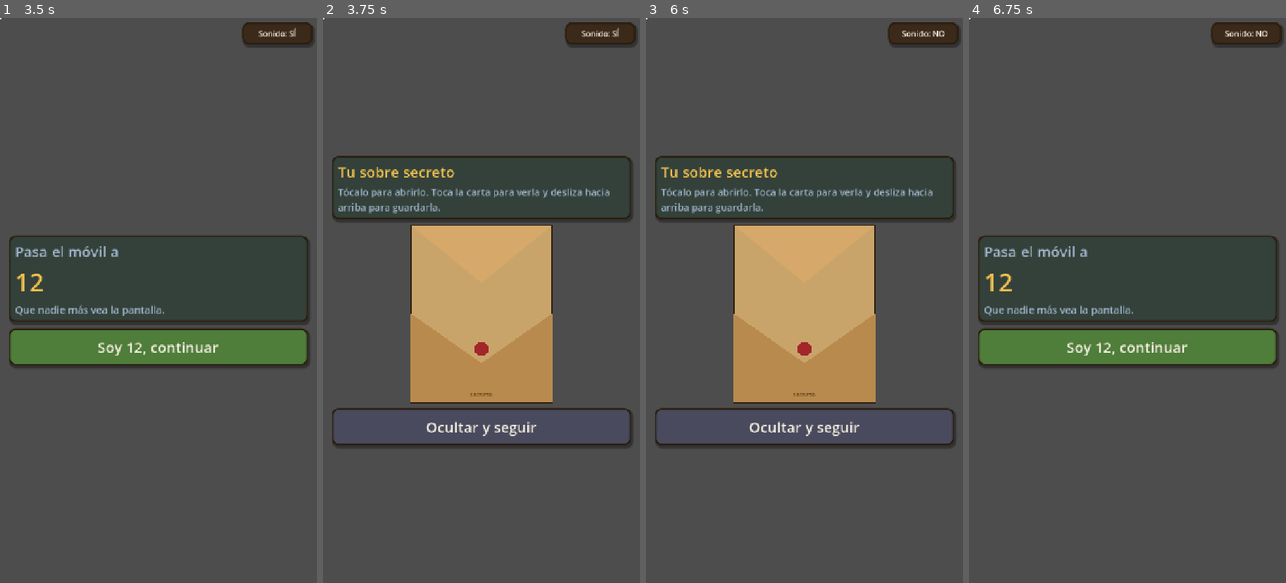
Above: before the commit, frames 1-4 (left to right).
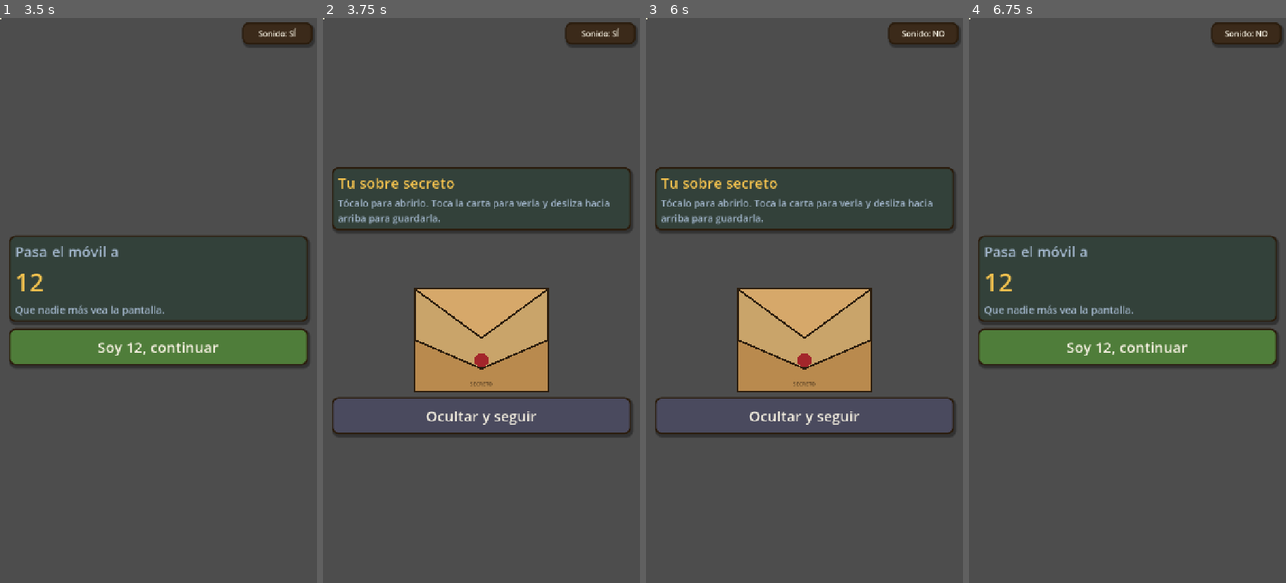
Above: after the commit, the same moments.

Repository: RafaValentin17/El-Lider-Secreto
Game: Godot game, scene res://main.tscn
Two runs of this game, one before a commit and one after it. Both use one fixed random seed, a clock stepped at 60 frames per second and the inputs below.
Inputs (mouse positions are in pixels of both pictures, inside the frame that each line leads up to):
- Up to frame 1 (3.5 s): click "Nueva partida" at 0.5 s; click (158, 244) at 1.27 s; type "12" at 1.35 s; click (158, 283) at 1.5 s; type "12" at 1.58 s; click (158, 317) at 1.73 s; type "12" at 1.82 s; click (158, 357) at 2.02 s; type "12" at 2.1 s; click (158, 390) at 2.25 s; type "12" at 2.33 s; click "Empezar" at 2.75 s
- Up to frame 2 (3.75 s): click "Soy 12, continuar" at 3.5 s
- Up to frame 3 (6 s): click "Ocultar y seguir" at 4.25 s; click "Sonido: SÍ" at 5 s; click "Soy 12, continuar" at 5.75 s
- Up to frame 4 (6.75 s): click "Ocultar y seguir" at 6.5 s

Frame 1 is identical in both runs. In frame 2, 16% of the frame differs, in the area x 2-98%, y 24-76%; in frame 3, 16%; in frame 4, nothing differs.

Commit message:
Nueva partida: 6 botones de jugadores, nombres con cuadro de diálogo y sobre rediseñado (cerrado, la solapa se levanta y asoma la carta)
Co-Authored-By: Claude Haiku 5.5 <noreply@anthropic.com>
Claude-Session: https://claude.ai/code/session_017LDfjcydiVQ5HAJ8RkrvM8

Diff:
--- a/scripts/envelope.gd
+++ b/scripts/envelope.gd
@@ -1,9 +1,15 @@
 class_name Envelope
 extends Control
-## Sobre con el rol dentro. Toca o desliza la tapa para abrirlo; toca la carta para girarla y desliza hacia arriba para guardarla.
+## Sobre cerrado. Un toque en la solapa la levanta y asoma la carta. Tocar la carta la gira;
+## deslizarla hacia arriba la guarda y el sobre se vuelve a cerrar.
 
-const CARD_OUT := Vector2(75, 30)
-const CARD_IN := Vector2(75, 200)
+const W := 300.0
+const H := 230.0
+const TOP := 120.0                          # espacio por encima del sobre para que la carta suba
+const CARD_SZ := Vector2(150, 210)
+const PEEK := Vector2(75, 110)              # carta asomando por la boca del sobre
+const UP := Vector2(75, -100)               # carta levantada para verla entera
+const INSIDE := Vector2(75, 260)            # carta dentro, oculta tras la parte delantera
 
 var role := "liberal"
 var card: SwipeCard
@@ -21,17 +27,20 @@
 		var h := size.y
 		draw_colored_polygon(PackedVector2Array([
 			Vector2(0, h), Vector2(0, h * 0.5), Vector2(w * 0.5, h * 0.78), Vector2(w, h * 0.5), Vector2(w, h)]), Color("#b98a4e"))
+		draw_polyline(PackedVector2Array([Vector2(0, h * 0.5), Vector2(w * 0.5, h * 0.78), Vector2(w, h * 0.5)]), Color("#2b1d0e"), 4.0)
 		draw_circle(Vector2(w * 0.5, h * 0.7), 16.0, Color("#a3262b"))
-		draw_string(ThemeDB.fallback_font, Vector2(w * 0.5 - 50, h - 12), "SECRETO", HORIZONTAL_ALIGNMENT_CENTER, 100, 12, Color("#5a3e12"))
+		draw_string(ThemeDB.fallback_font, Vector2(w * 0.5 - 50, h - 12), "SECRETO", HORIZONTAL_ALIGNMENT_CENTER, 100, 12, Color("#2b1d0e"))
 
 
 class Flap extends Control:
 	func _draw() -> void:
-		draw_colored_polygon(PackedVector2Array([Vector2(0, 0), Vector2(size.x, 0), Vector2(size.x * 0.5, size.y)]), Color("#d6a86a"))
+		var pts := PackedVector2Array([Vector2(0, 0), Vector2(size.x, 0), Vector2(size.x * 0.5, size.y)])
+		draw_colored_polygon(pts, Color("#d6a86a"))
+		draw_polyline(PackedVector2Array([Vector2(0, 0), Vector2(size.x * 0.5, size.y), Vector2(size.x, 0)]), Color("#2b1d0e"), 4.0)
 
 
 func _init() -> void:
-	custom_minimum_size = Vector2(320, 400)
+	custom_minimum_size = Vector2(W, TOP + H)
 
 
 func set_role(r: String) -> void:
@@ -42,29 +51,31 @@
 	size = custom_minimum_size
 	mouse_filter = Control.MOUSE_FILTER_STOP
 	card = SwipeCard.new()
-	card.setup("L", false, Vector2(170, 240))
-	card.position = CARD_IN
+	card.setup("L", false, CARD_SZ)
+	card.position = INSIDE
 	card.visible = false
 	card.tapped.connect(_on_card_tap)
 	card.activated.connect(_on_card_swipe)
 	add_child(card)
 	front = Front.new()
-	front.size = size
+	front.position = Vector2(0, TOP)
+	front.size = Vector2(W, H)
 	front.mouse_filter = Control.MOUSE_FILTER_IGNORE
 	add_child(front)
 	flap = Flap.new()
-	flap.size = Vector2(size.x, 130.0)
-	flap.pivot_offset = Vector2(size.x * 0.5, 0.0)
+	flap.position = Vector2(0, TOP)
+	flap.size = Vector2(W, 110.0)
+	flap.pivot_offset = Vector2(W * 0.5, 0.0)
 	flap.mouse_filter = Control.MOUSE_FILTER_IGNORE
 	add_child(flap)
 
 
 func _draw() -> void:
-	draw_rect(Rect2(Vector2.ZERO, size), Color("#c9a46a"))
-	draw_rect(Rect2(Vector2.ZERO, size), Color("#2b1d0e"), false, 4.0)
+	draw_rect(Rect2(0, TOP, W, H), Color("#c9a46a"))
+	draw_rect(Rect2(0, TOP, W, H), Color("#2b1d0e"), false, 4.0)
 
 
-## Con el sobre cerrado, un toque o un arrastre hacia arriba en la tapa lo abre.
+## Con el sobre cerrado, un toque o un arrastre hacia abajo sobre la solapa lo abre.
 func _gui_input(event: InputEvent) -> void:
 	if state != "closed":
 		return
@@ -75,7 +86,7 @@
 		elif pressing:
 			pressing = false
 			_open()
-	elif event is InputEventMouseMotion and pressing and event.position.y - press_y < -30.0:
+	elif event is InputEventMouseMotion and pressing and event.position.y - press_y > 20.0:
 		pressing = false
 		_open()
 
@@ -92,23 +103,26 @@
 	state = "out"
 	shown = false
 	card.done = false
-	card.setup("L", false, Vector2(170, 240))
-	card.position = CARD_IN
+	card.setup("L", false, CARD_SZ)
+	card.position = INSIDE
 	card.visible = true
 	Sfx.play("swish")
 	var tw := create_tween()
-	tw.tween_property(card, "position", CARD_OUT, 0.6).set_trans(Tween.TRANS_BACK).set_ease(Tween.EASE_OUT)
+	tw.tween_property(card, "position", PEEK, 0.6).set_trans(Tween.TRANS_BACK).set_ease(Tween.EASE_OUT)
 
 
-## Toque en la carta: la gira para ver el rol; otro toque la vuelve a girar boca abajo.
+## Toque en la carta: se levanta entera y se gira para ver el rol; otro toque la vuelve a girar y la baja.
 func _on_card_tap(_c) -> void:
 	if state != "out":
 		return
 	Sfx.play("flip")
+	var tw := create_tween()
 	if shown:
 		card.flip_to("L", false)
+		tw.tween_property(card, "position", PEEK, 0.35).set_trans(Tween.TRANS_CUBIC).set_ease(Tween.EASE_OUT)
 	else:
 		card.reveal_role(role)
+		tw.tween_property(card, "position", UP, 0.35).set_trans(Tween.TRANS_CUBIC).set_ease(Tween.EASE_OUT)
 	shown = not shown
 
 
@@ -118,7 +132,7 @@
 		return
 	state = "closing"
 	var tw := create_tween()
-	tw.tween_property(card, "position", CARD_IN, 0.45).set_trans(Tween.TRANS_CUBIC).set_ease(Tween.EASE_IN)
+	tw.tween_property(card, "position", INSIDE, 0.45).set_trans(Tween.TRANS_CUBIC).set_ease(Tween.EASE_IN)
 	tw.tween_callback(_close_flap)
 
 
